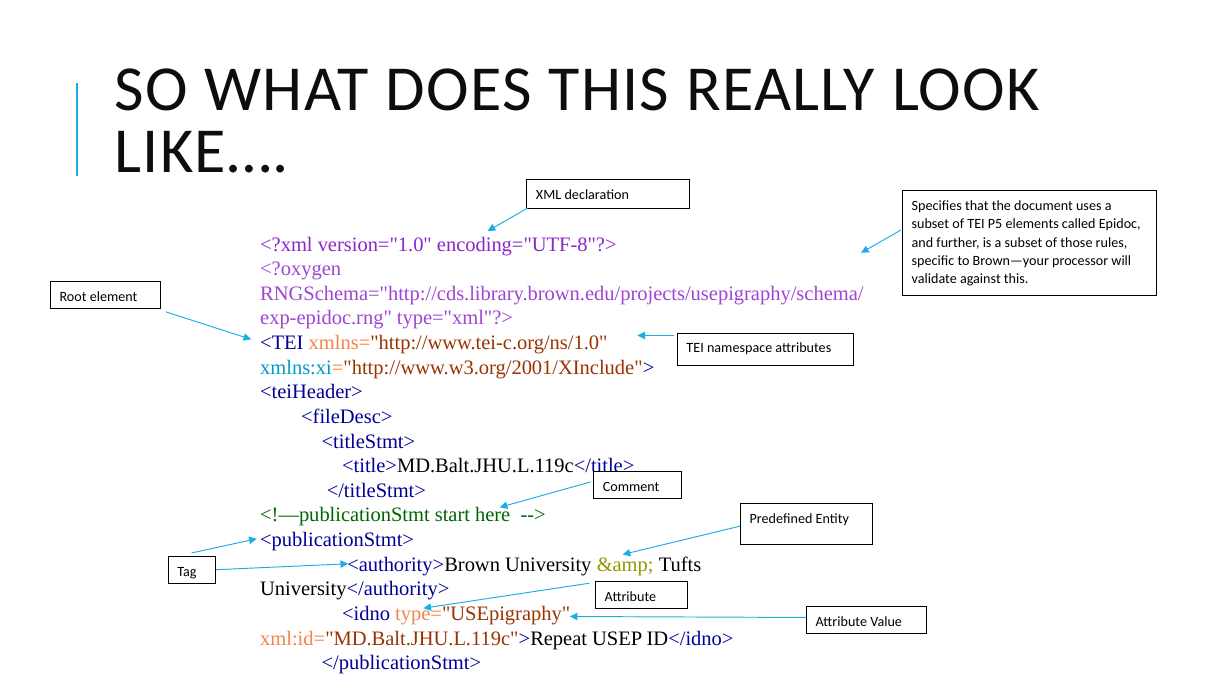
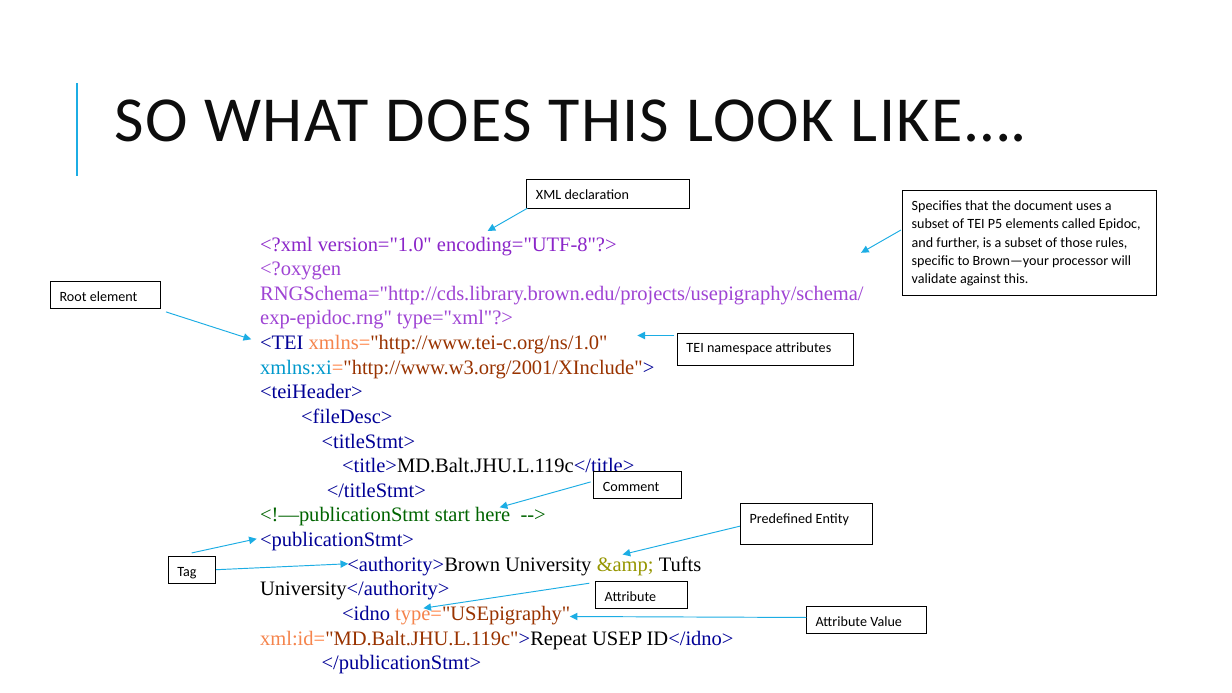
Before and after one commit to Alexandermay/Latin002, a slide deck: slide 6 of presentation/Introduction_to_XML.pptx. Drawn at 1232x693 pixels with LibreOffice and Linux fonts; fonts in the diff are those of the drawing. Boxes give left, top, right and bottom in pixels: in the first picture for what was removed or moved away, otherwise in the second. Text is boxed around its words. In the diff, an @@ line names an element or a change of style, - is before the commit and + after.

Commit message:
added a presentation

```diff
--- a/presentation/Introduction_to_XML.pptx
+++ b/presentation/Introduction_to_XML.pptx
@@ title at bbox=[114, 99, 1027, 142]: text changed @@
-SO WHAT DOES THIS REALLY LOOK LIKE….
+SO WHAT DOES THIS LOOK LIKE….
```
Also in this commit, not shown: 1 other slide changed, 6 other files.
